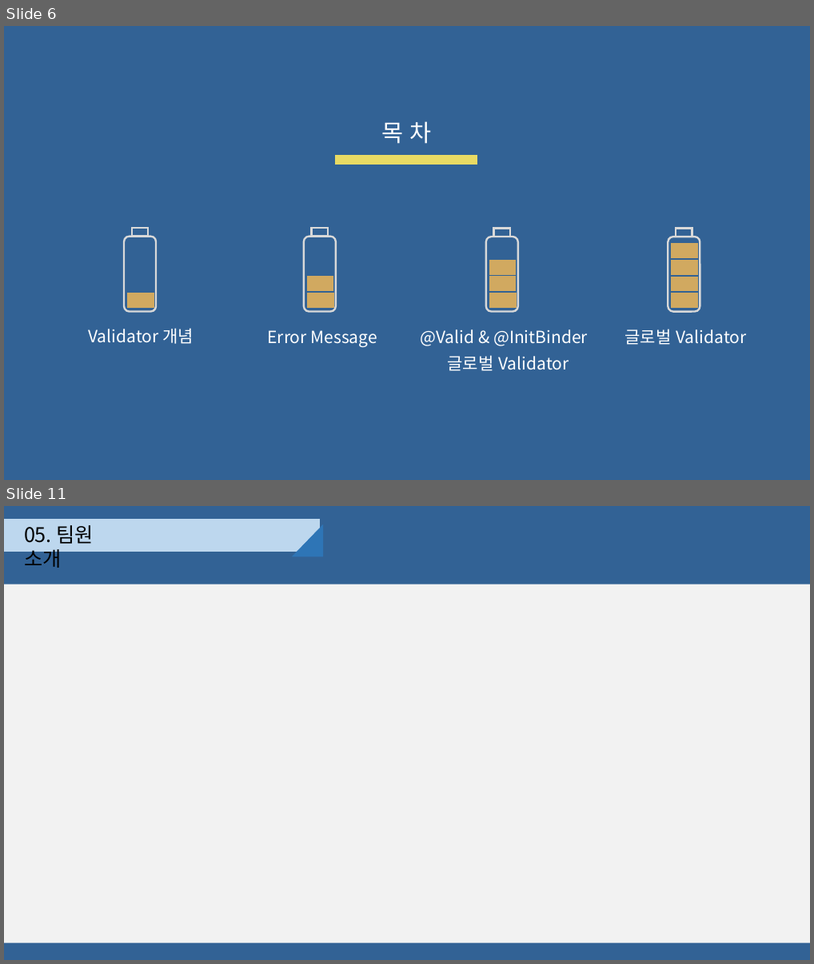
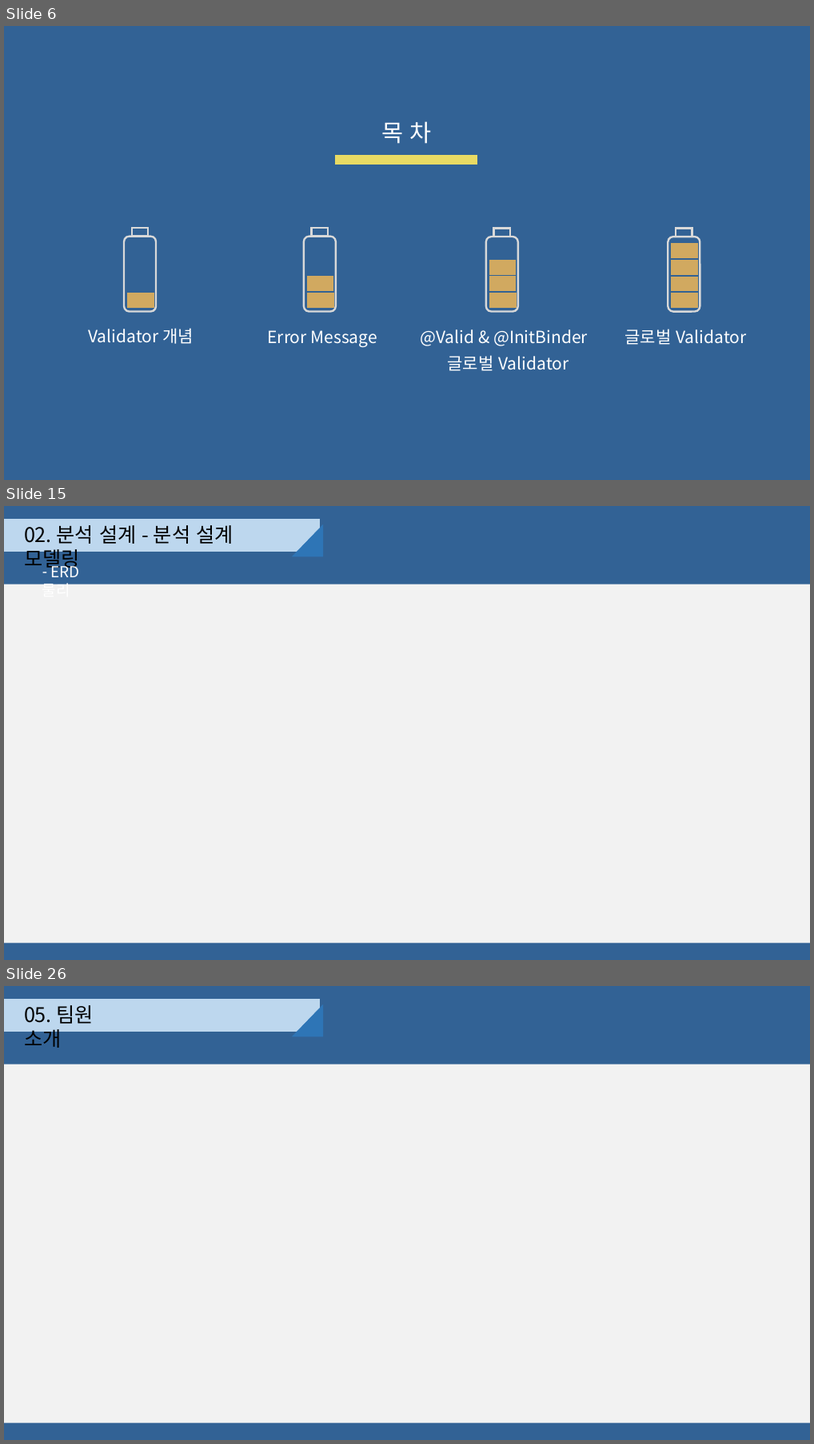
Before and after one commit to djyoon956/OWL_Refactoring, a slide deck: 4조/발표영상 및 PPT/OWL.pptx. Shown one above the other, each under a label of ours: slides 6 and 11 before the commit, slides 6, 15 and 26 after it; the slides between them are not shown. The pictures are 814x964 and 814x1444 pixels, drawn with LibreOffice and Linux fonts; fonts in the diff are those of the drawing. Boxes give left, top, right and bottom in pixels: in the first picture for what was removed or moved away, otherwise in the second. Text is boxed around its words. In the diff, an @@ line names an element or a change of style, - is before the commit and + after.

```diff
--- a/4조/발표영상 및 PPT/OWL.pptx
+++ b/4조/발표영상 및 PPT/OWL.pptx
@@ slide 15 added at [4, 506, 810, 960], background #326295 @@
@@ rectangle added at [4, 520, 319, 552], fill #BDD7EE, outline #BDD7EE 1 pt @@
@@ text added at [24, 525, 233, 572], 24 pt, text #000000 @@
+02. 분석 설계 - 분석 설계 모델링
@@ right triangle added at [292, 524, 323, 557], fill #2E75B6 @@
@@ text added at [42, 562, 79, 584], 18 pt, text #FFFFFF @@
+– ERD 물리
@@ rectangle added at [4, 584, 810, 943], fill #F2F2F2 @@
@@ what was slide 11 is now slide 26 @@
```
Also in this commit, not shown: 4 slides changed, 14 other slides added.
